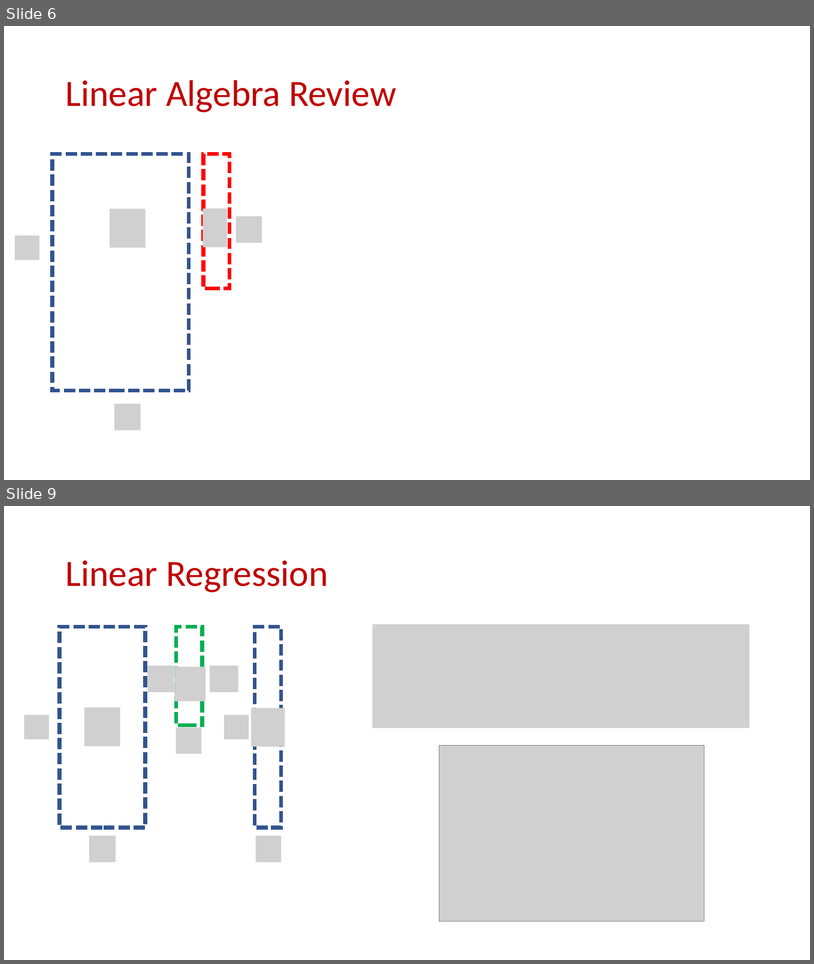
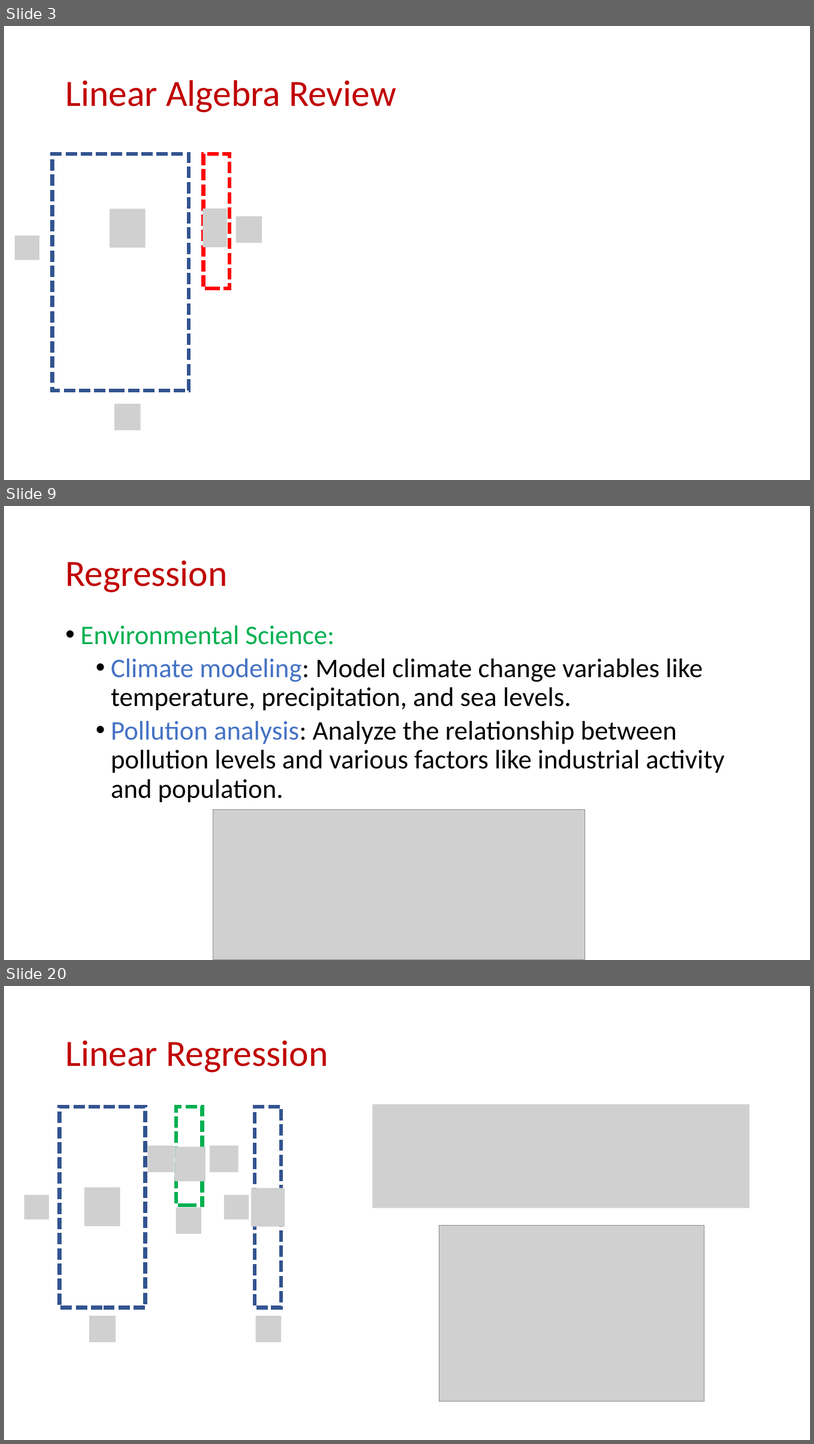
Before and after one commit to samsonzhou/samsonzhou.github.io, a slide deck: CSCE689-23/L26.pptx. Shown one above the other, each under a label of ours: slides 6 and 9 before the commit, slides 3, 9 and 20 after it; the slides between them are not shown. The pictures are 814x964 and 814x1444 pixels, drawn with LibreOffice and Linux fonts; fonts in the diff are those of the drawing; grey boxes stand for pictures. Boxes give left, top, right and bottom in pixels: in the first picture for what was removed or moved away, otherwise in the second. Text is boxed around its words. In the diff, an @@ line names an element or a change of style, - is before the commit and + after.

```diff
--- a/CSCE689-23/L26.pptx
+++ b/CSCE689-23/L26.pptx
@@ slide 9 added at (4,506,810,960), background #FFFFFF @@
@@ title added at (65,560,227,592), 44 pt, text #C00000 @@
+Regression
@@ text added at (81,625,725,802), 32 pt, text #000000 @@
+• Environmental Science:
+  • Climate modeling: Model climate change variables like temperature, precipitation, and sea levels.
+  • Pollution analysis: Analyze the relationship between pollution levels and various factors like industrial activity and population.
@@ picture added at (213,810,585,960) @@
@@ what was slide 6 is now slide 3 @@
@@ what was slide 9 is now slide 20 @@
```
Also in this commit, not shown: 31 other slides added, 2 other files.
